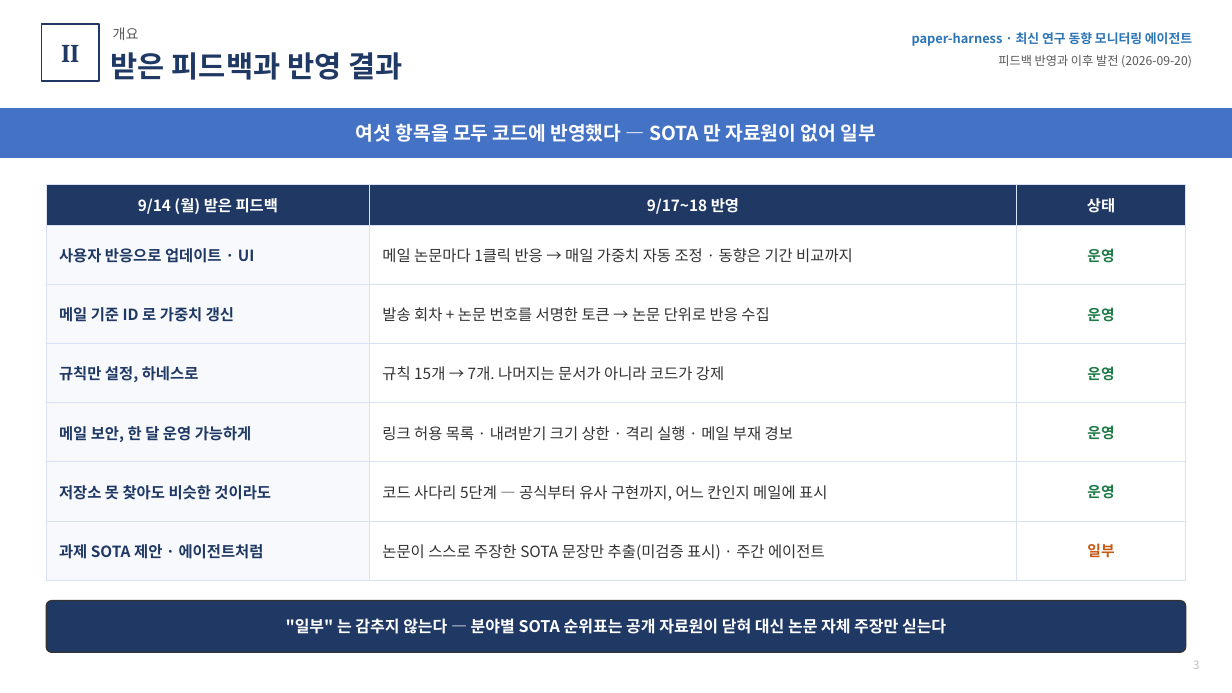
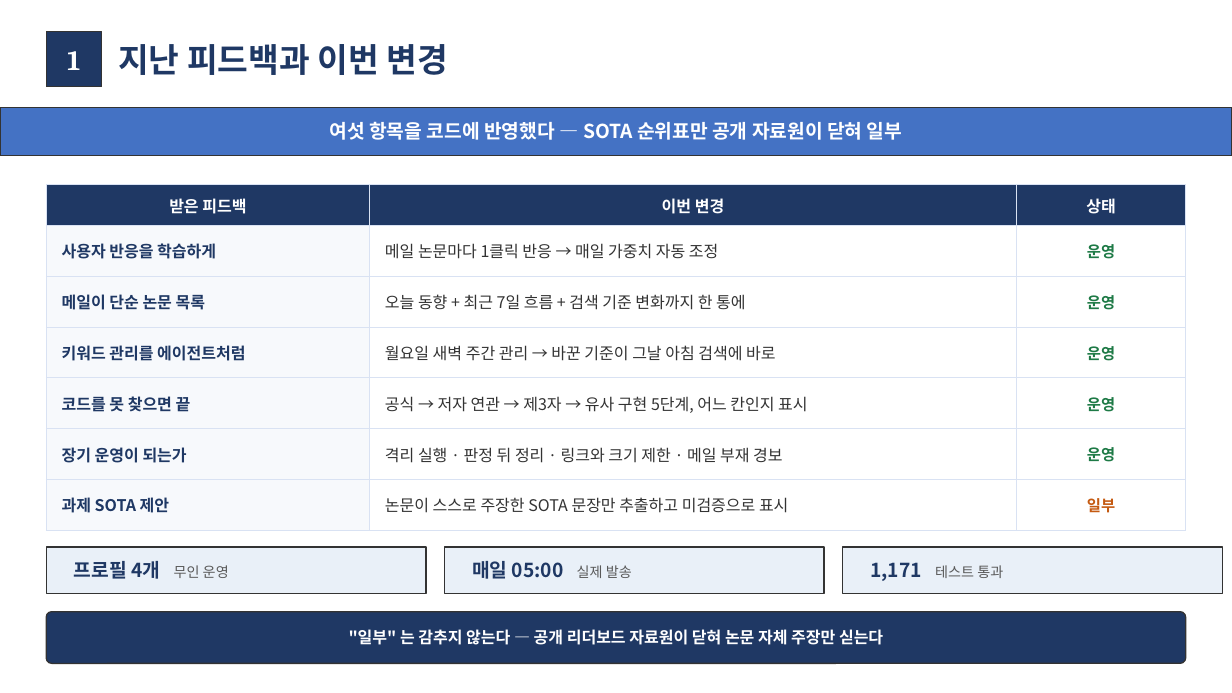
Before and after one commit to moon201595/agent, a slide deck: slide 2 of docs/diagrams_feedback_2026-09-17/피드백_반영_보고_2026-09-20.pptx (slide 3 before the commit). Drawn at 1232x693 pixels with LibreOffice and Linux fonts; fonts in the diff are those of the drawing. Boxes give left, top, right and bottom in pixels: in the first picture for what was removed or moved away, otherwise in the second. Text is boxed around its words. In the diff, an @@ line names an element or a change of style, - is before the commit and + after.

```diff
--- a/docs/diagrams_feedback_2026-09-17/피드백_반영_보고_2026-09-20.pptx
+++ b/docs/diagrams_feedback_2026-09-17/피드백_반영_보고_2026-09-20.pptx
@@ text removed at <box>113,27,139,40</box> @@
-개요
@@ rectangle: place and size @@
-rectangle at <box>42,24,99,81</box>
+rectangle at <box>46,31,102,87</box>
@@ rectangle at <box>46,31,102,87</box>: fill #FFFFFF to #1F3864; outline #1F3864 1.25 pt to #333333 1 pt @@
@@ text removed at <box>61,45,79,62</box> @@
-II
@@ text added at <box>67,51,80,70</box>, 22 pt, text #FFFFFF, bold @@
+1
@@ text at <box>118,44,448,75</box>: text changed; size 23 to 26 pt @@
-받은 피드백과 반영 결과
+지난 피드백과 이번 변경
@@ text removed at <box>912,32,1192,46</box> @@
-paper-harness · 최신 연구 동향 모니터링 에이전트
@@ text removed at <box>998,55,1192,67</box> @@
-피드백 반영과 이후 발전 (2026-09-20)
@@ rectangle at <box>0,107,1232,155</box>: outline #4472C4 1 pt to #333333 1 pt @@
@@ text at <box>329,121,902,140</box>: text changed @@
-여섯 항목을 모두 코드에 반영했다 — SOTA 만 자료원이 없어 일부
+여섯 항목을 코드에 반영했다 — SOTA 순위표만 공개 자료원이 닫혀 일부
@@ table at <box>46,185,1186,517</box> @@
-row 1, column 1: 9/14 (월) 받은 피드백
+row 1, column 1: 받은 피드백
-row 1, column 2: 9/17~18 반영
+row 1, column 2: 이번 변경
-row 2, column 1: 사용자 반응으로 업데이트 · UI
+row 2, column 1: 사용자 반응을 학습하게
-row 2, column 2: 메일 논문마다 1클릭 반응 → 매일 가중치 자동 조정 · 동향은 기간 비교까지
+row 2, column 2: 메일 논문마다 1클릭 반응 → 매일 가중치 자동 조정
-row 3, column 1: 메일 기준 ID 로 가중치 갱신
+row 3, column 1: 메일이 단순 논문 목록
-row 3, column 2: 발송 회차 + 논문 번호를 서명한 토큰 → 논문 단위로 반응 수집
+row 3, column 2: 오늘 동향 + 최근 7일 흐름 + 검색 기준 변화까지 한 통에
-row 4, column 1: 규칙만 설정, 하네스로
+row 4, column 1: 키워드 관리를 에이전트처럼
-row 4, column 2: 규칙 15개 → 7개. 나머지는 문서가 아니라 코드가 강제
+row 4, column 2: 월요일 새벽 주간 관리 → 바꾼 기준이 그날 아침 검색에 바로
-row 5, column 1: 메일 보안, 한 달 운영 가능하게
+row 5, column 1: 코드를 못 찾으면 끝
-row 5, column 2: 링크 허용 목록 · 내려받기 크기 상한 · 격리 실행 · 메일 부재 경보
+row 5, column 2: 공식 → 저자 연관 → 제3자 → 유사 구현 5단계, 어느 칸인지 표시
-row 6, column 1: 저장소 못 찾아도 비슷한 것이라도
+row 6, column 1: 장기 운영이 되는가
-row 6, column 2: 코드 사다리 5단계 — 공식부터 유사 구현까지, 어느 칸인지 메일에 표시
+row 6, column 2: 격리 실행 · 판정 뒤 정리 · 링크와 크기 제한 · 메일 부재 경보
-row 7, column 1: 과제 SOTA 제안 · 에이전트처럼
+row 7, column 1: 과제 SOTA 제안
-row 7, column 2: 논문이 스스로 주장한 SOTA 문장만 추출(미검증 표시) · 주간 에이전트
+row 7, column 2: 논문이 스스로 주장한 SOTA 문장만 추출하고 미검증으로 표시
@@ size 12 to 12.5 pt in "상태" @@
@@ size 11.5 to 12 pt in "운영", "운영", "운영", "운영" and 2 more places @@
@@ rectangle added at <box>46,547,426,593</box>, fill #E9F0F8, outline #333333 1 pt @@
@@ text added at <box>74,561,229,579</box>, 15 pt, text #1F3864, bold @@
+프로필 4개 무인 운영
@@ rectangle added at <box>445,547,824,593</box>, fill #E9F0F8, outline #333333 1 pt @@
@@ text added at <box>472,561,632,579</box>, 15 pt, text #1F3864, bold @@
+매일 05:00 실제 발송
@@ rectangle added at <box>843,547,1223,593</box>, fill #E9F0F8, outline #333333 1 pt @@
@@ text added at <box>870,562,1003,581</box>, 15 pt, text #1F3864, bold @@
+1,171 테스트 통과
@@ rounded rectangle: place and size @@
-rounded rectangle at <box>46,601,1186,653</box>
+rounded rectangle at <box>46,612,1186,664</box>
@@ text at <box>349,629,883,645</box>: text changed @@
-"일부" 는 감추지 않는다 — 분야별 SOTA 순위표는 공개 자료원이 닫혀 대신 논문 자체 주장만 싣는다
+"일부" 는 감추지 않는다 — 공개 리더보드 자료원이 닫혀 논문 자체 주장만 싣는다
@@ text removed at <box>1193,661,1199,669</box> @@
-3
```
Also in this commit, not shown: 6 other slides changed, 4 slides added, 7 slides removed, 2 other files.
